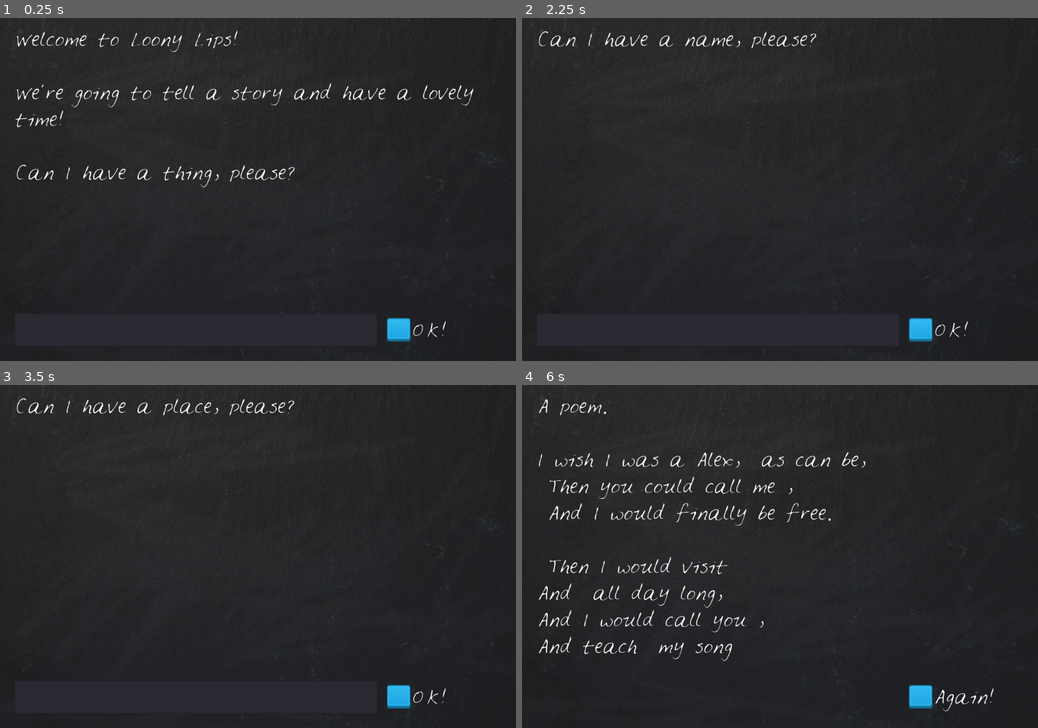
Above: before the commit, frames 1-4 (two rows, left to right).
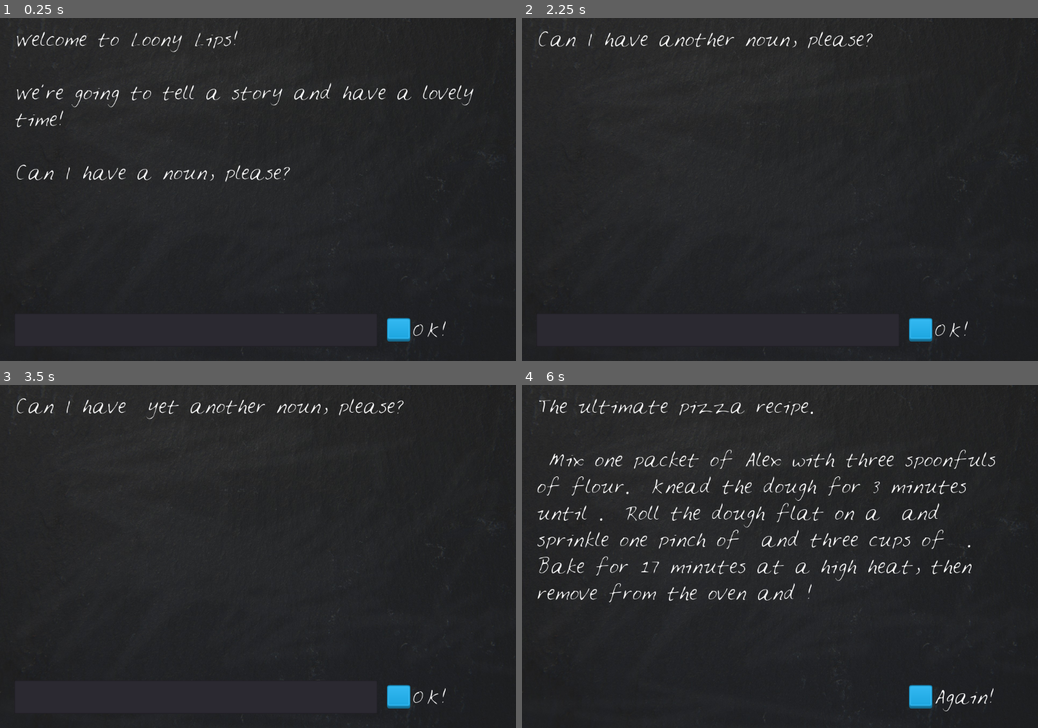
Above: after the commit, the same moments.

Repository: DiscoveringGodot/2_Loony_Lips
Game: Godot game, scene res://LoonyLips.tscn
Two runs of this game, one before a commit and one after it. Both use one fixed random seed, a clock stepped at 60 frames per second and the inputs below.
Inputs (mouse positions are in pixels of both pictures, inside the frame that each line leads up to):
- Up to frame 1 (0.25 s): no input
- Up to frame 2 (2.25 s): click (718, 330) at 0.52 s; type "Alex" at 0.6 s; click "OK!" at 1.25 s; click "OK!" at 2 s
- Up to frame 3 (3.5 s): click "OK!" at 2.75 s
- Up to frame 4 (6 s): tap Enter at 3.5, 5 s; tap Space at 4.25, 5.75 s

The runs differ from the first frame. In frame 1, 0.4% of the frame differs, in the area x 31-58%, y 42-50%; in frame 2, 0.5%; in frame 3, 0.7%; in frame 4, 6.6%, in the area x 3-92%, y 3-81%.

Commit message:
7a - Dictionaries - adding a story template (extra stories in the template)

Diff:
--- a/LoonyLips.gd
+++ b/LoonyLips.gd
@@ -3,18 +3,22 @@
 var player_words = [] # the words the player chooses
 
 var template = {
-		story1 = {
-		"prompt":["a name", "a thing", "a feeling", "another feeling", "some things"],
-		"story": "Once upon a time a %s ate a %s and felt very %s. It was a %s day for all good %s."
+	story1 = {
+			"prompt":["a name", "a thing", "a feeling", "another feeling", "some things"],
+			"story": "Once upon a time a %s ate a %s and felt very %s. It was a %s day for all good %s."
 				},
-		story2 = {
-		"prompt" : ["a thing", "an adjective (a description word)", "a name", "a place", "a verb", "a second person's name", "a third person's name"],
-		"story" : "A poem.\n\nI wish I was a %s, %s as can be, \n Then you could call me %s,\n And I would finally be free.\n\n Then I would visit %s \nAnd %s all day long,\nAnd I would call you %s,\nAnd teach %s my song"
-				},
-		story3 = {
-			"prompt" : ["a person's name", "a place", "some things (plural)", "a wprd ending in -ly", "a thing"],
-			"story" : "Dear %s,\n\nI hope this letter finds you well.  I have spent the past three weeks in %s researching the history of %s for my new book.  I miss you %s, and whenever I see a %s I think of you."
-			}
+	story2 = {
+			"prompt" : ["a noun (a thing)", "an adjective (a description word)", "a person's name", "a place", "a verb", "a second person's name", "another person's name"],
+			"story" : "A poem.\n\nI wish I was a %s, %s as can be, \n Then you could call me %s,\n And I would finally be free.\n\n Then I would visit %s \nAnd %s all day long,\nAnd I would call you %s,\nAnd teach %s my song"},
+	story3 = {
+			"prompt" : ["a person's name", "the name of a place", "the plural of a noun (there's going to be more than one of these)", "an adverb (a word ending in -ly)", "a noun"],
+			"story" : "Dear %s,\n\nI hope this letter finds you well.  I have spent the past three weeks in %s researching the history of %s for my new book.  I miss you %s, and whenever I see a %s I think of you."},
+	story4 = {
+			"prompt" : ["an adjective", "a person's name", "a place", "an adjective", "a noun", "another place", "an adverb (a word ending in -ly)"],
+			"story" : "Once upon a time, a %s hero called %s was sent to %s, to defeat a %s %s.  He did so, returned home to %s and lived %s ever after"},
+	story5 = {
+			"prompt" : ["a noun", "an adjective (a description word)", "another noun", " yet another noun", "an adjective", "one more noun", "a verb"],
+			"story" : "The ultimate pizza recipe.\n\n Mix one packet of %s with three spoonfuls of flour.  Knead the dough for 3 minutes until %s.  Roll the dough flat on a %s and sprinkle one pinch of %s and three cups of %s %s.  Bake for 17 minutes at a high heat, then remove from the oven and %s!"}
 		}
 var current_story
 
